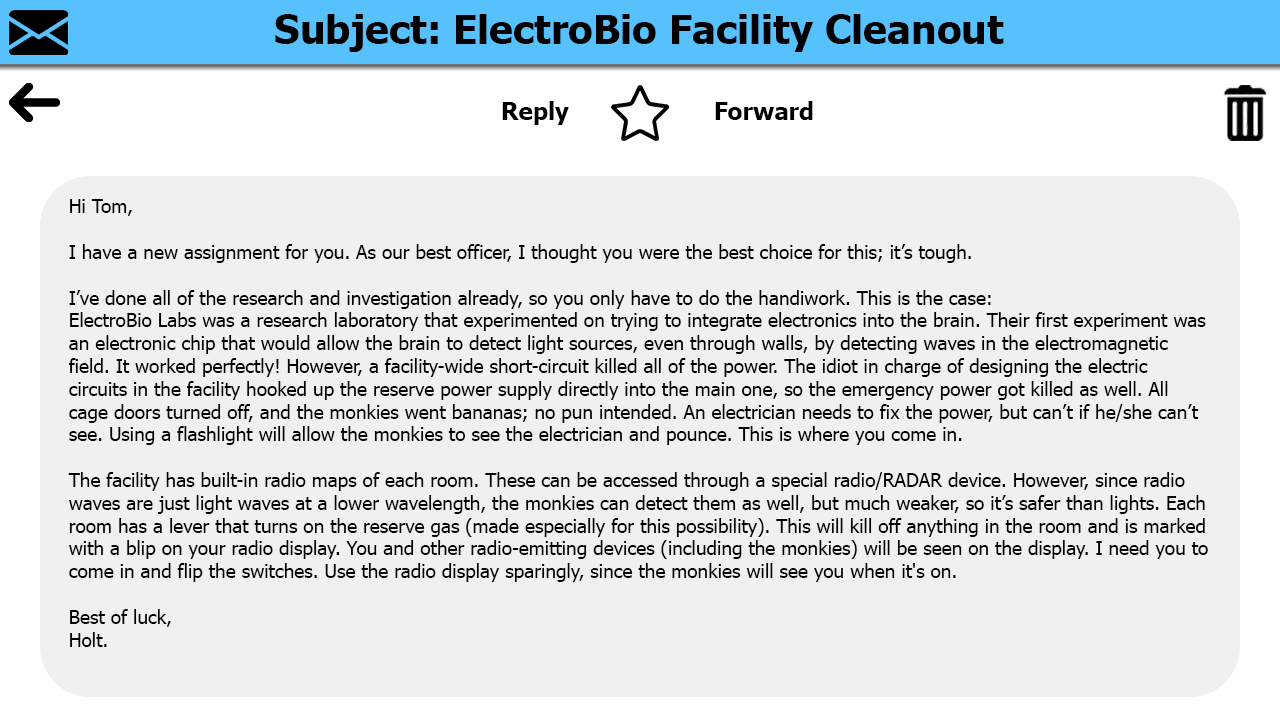
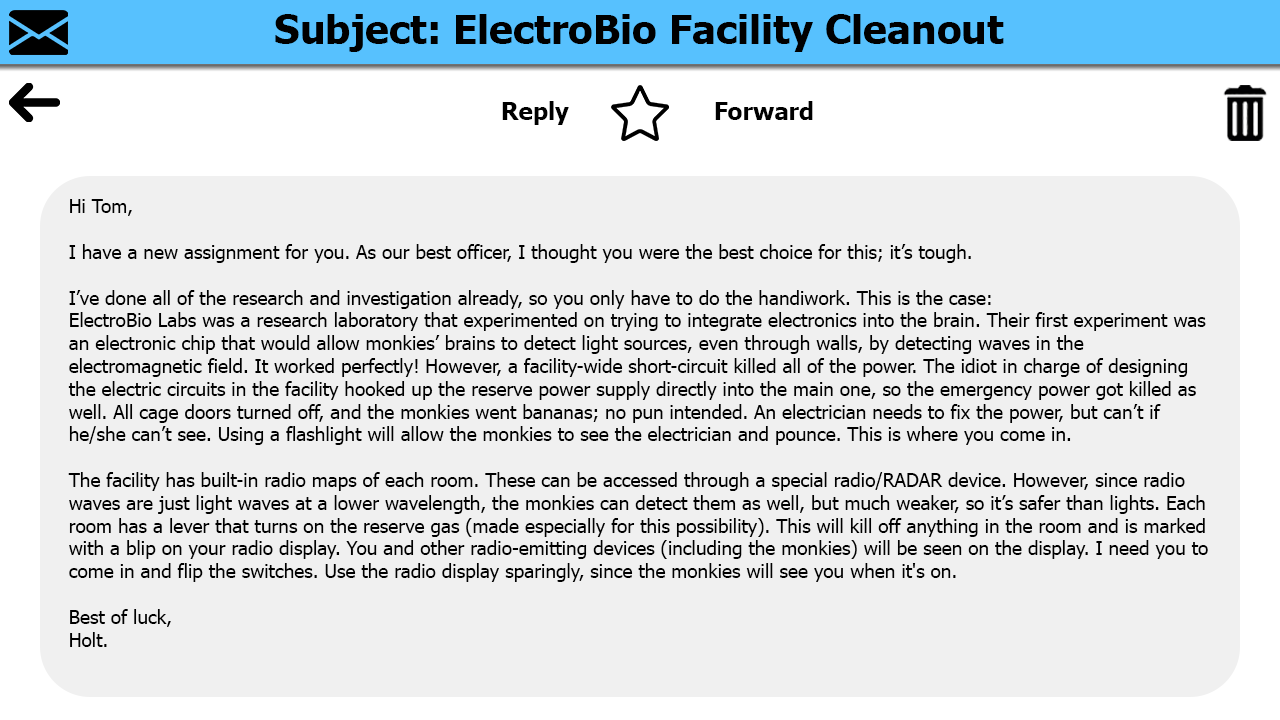
Revision of a layered 1280x720 image; what changed, layer by layer:
painted on "Hi Tom, I have a new assignment for you. As our best officer," over [68, 335, 1199, 445]
